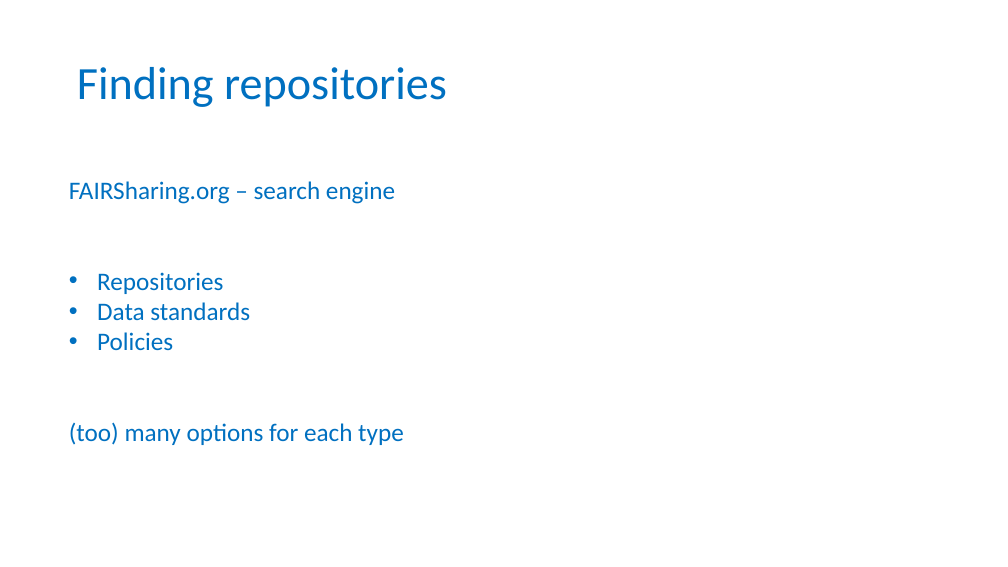
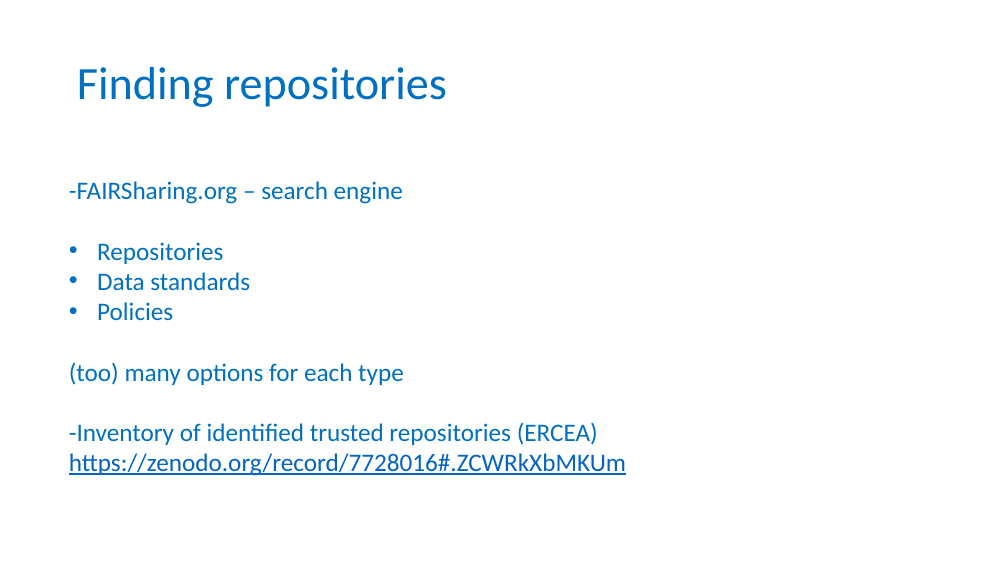
Before and after one commit to tobyhodges/solid-waddle, a slide deck: slide 19 of instructors/13-Repositories_v3.1.pptx. Drawn at 1008x567 pixels with LibreOffice and Linux fonts; fonts in the diff are those of the drawing; background and template pictures are left out. Boxes give left, top, right and bottom in pixels: in the first picture for what was removed or moved away, otherwise in the second. Text is boxed around its words. In the diff, an @@ line names an element or a change of style, - is before the commit and + after.

Commit message:
added link to ERCEA report slide 19

```diff
--- a/instructors/13-Repositories_v3.1.pptx
+++ b/instructors/13-Repositories_v3.1.pptx
@@ text at [69,181,403,204]: text changed @@
-FAIRSharing.org – search engine
+-FAIRSharing.org – search engine
@@ text at [69,422,626,476]: paragraphs added @@
+-Inventory of identified trusted repositories (ERCEA)
+https://zenodo.org/record/7728016#.ZCWRkXbMKUm
```
Also in this commit, not shown: 2 other slides changed.
